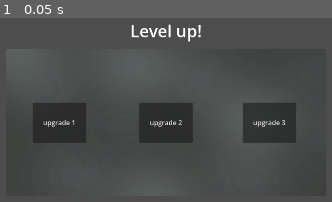
Above: before the commit, frame 1.
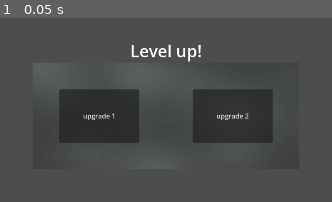
Above: after the commit, the same moment.

Repository: HeroHunterIguess/untitled-wip-game
Game: Godot game, scene res://scenes/menus/upgrade_menu.tscn
The game is run twice, just before and just after one commit, with the same random seed, the same clock (stepped at 60 frames per second) and the same inputs. This scene is started directly instead of the project's main scene.
Inputs:
- Up to frame 1 (0.05 s): no input

The runs differ from the first frame. In frame 1, 16% of the frame differs, in the area x 9-90%, y 3-68%.

Commit message:
general improvements

Diff:
--- a/scenes/menus/upgrade_menu.tscn
+++ b/scenes/menus/upgrade_menu.tscn
@@ -8,36 +8,32 @@
 
 [node name="menu_background" type="Sprite2D" parent="." unique_id=209718088]
 modulate = Color(2.5329797, 2.5329797, 2.5329797, 1)
-position = Vector2(959.99994, 400)
-scale = Vector2(0.29999998, 0.24444439)
+position = Vector2(959.99994, 383.99997)
+scale = Vector2(0.24999997, 0.17777781)
 texture = ExtResource("1_j4pd8")
 
 [node name="Title" type="Label" parent="." unique_id=2114032475]
-offset_left = 548.0
-offset_top = 152.0
-offset_right = 1372.0
-offset_bottom = 216.0
+offset_left = 640.0
+offset_top = 200.0
+offset_right = 1280.0
+offset_bottom = 256.0
 theme_override_font_sizes/font_size = 40
 text = "Level up!"
 horizontal_alignment = 1
 
 [node name="upgrade_1" type="Button" parent="." unique_id=652821797]
-offset_left = 640.0
-offset_top = 352.0
-offset_right = 768.0
+offset_left = 704.0
+offset_top = 320.0
+offset_right = 896.0
 offset_bottom = 448.0
 text = "upgrade 1"
 
 [node name="upgrade_2" type="Button" parent="." unique_id=1792014959]
-offset_left = 896.0
-offset_top = 352.0
-offset_right = 1024.0
+offset_left = 1024.0
+offset_top = 320.0
+offset_right = 1216.0
 offset_bottom = 448.0
 text = "upgrade 2"
 
-[node name="upgrade_3" type="Button" parent="." unique_id=1153812013]
-offset_left = 1144.0
-offset_top = 352.0
-offset_right = 1272.0
-offset_bottom = 448.0
-text = "upgrade 3"
+[connection signal="button_down" from="upgrade_1" to="." method="_on_upgrade_1_button_down"]
+[connection signal="button_down" from="upgrade_2" to="." method="_on_upgrade_2_button_down"]
--- a/scripts/game/player.gd
+++ b/scripts/game/player.gd
@@ -179,7 +179,7 @@
 		data.player_health = 100
 
 
-	# ATTACKS IN DIFFERENT SLOTS
+	### ATTACKS IN DIFFERENT SLOTS ###
 
 	# spawn melee attack
 	if Input.is_action_just_pressed("melee_slot"):
--- a/scripts/ui/upgrade_menu.gd
+++ b/scripts/ui/upgrade_menu.gd
@@ -1,5 +1,18 @@
 extends CanvasLayer
 
+func close():
+	get_tree().paused = false
+	self.queue_free()
 
 func _ready():
 	get_tree().paused = true
+
+
+### get upgrades ###
+func _on_upgrade_1_button_down() -> void:
+
+	close()
+
+func _on_upgrade_2_button_down() -> void:
+
+	close()
